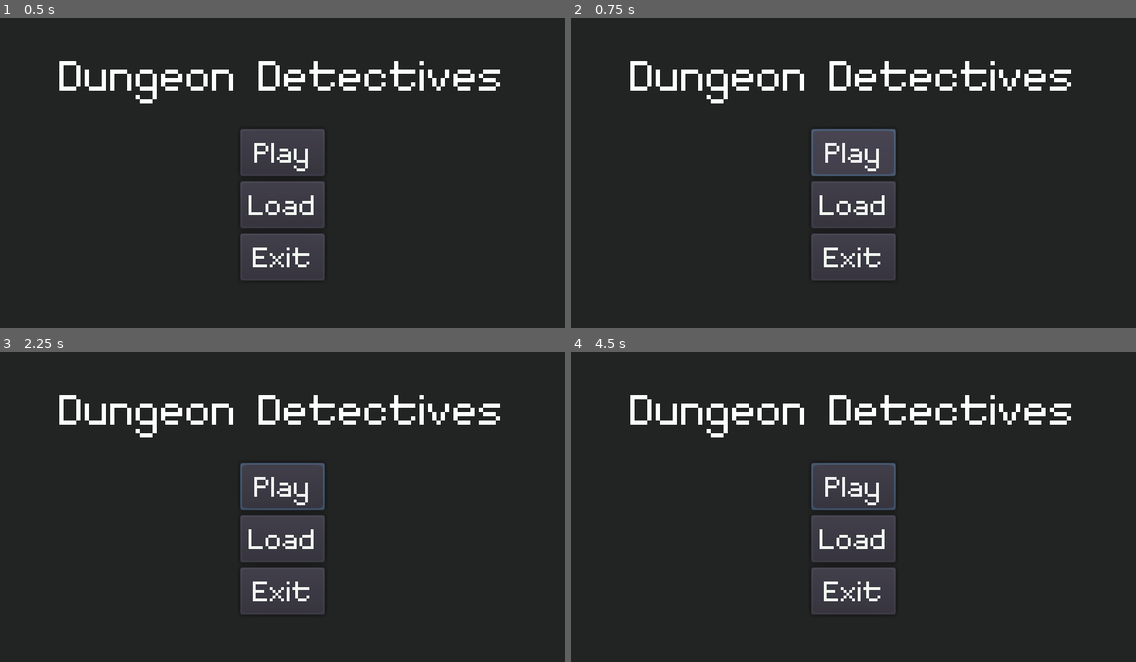
Above: before the commit, frames 1-4 (two rows, left to right).
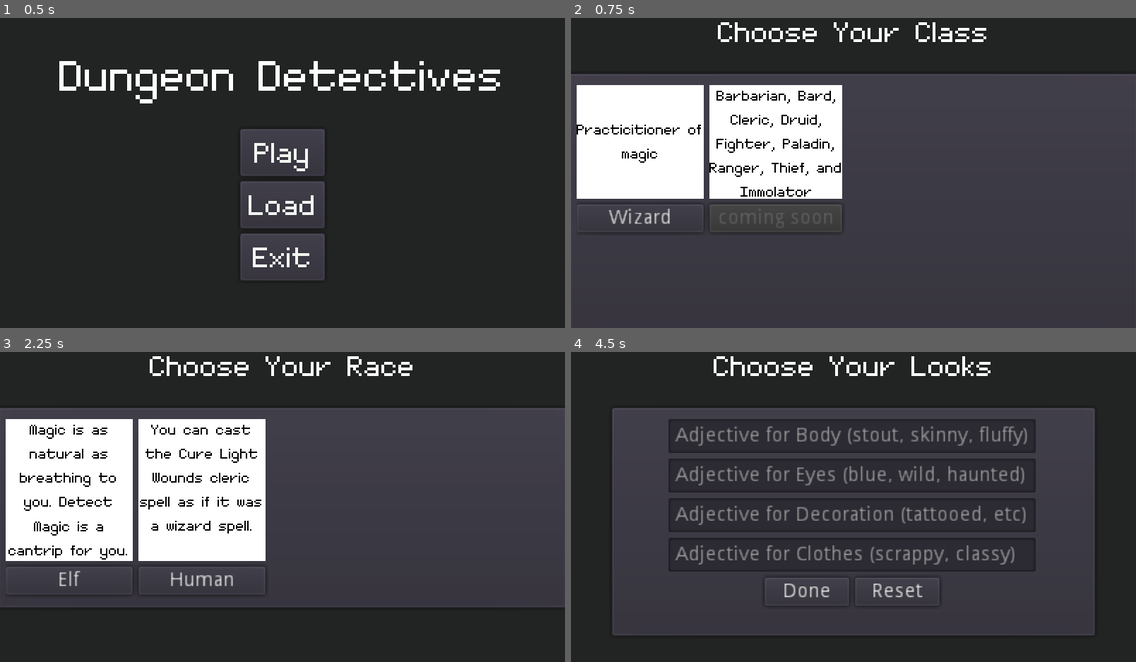
Above: after the commit, the same moments.

Repository: dyerjos/Secret-Santa-2021
Game: Godot game, scene res://menu/MainMenu.tscn
The game is run twice, just before and just after one commit, with the same random seed, the same clock (stepped at 60 frames per second) and the same inputs.
Inputs (mouse positions are in pixels of both pictures, inside the frame that each line leads up to):
- Up to frame 1 (0.5 s): no input
- Up to frame 2 (0.75 s): click "Play" at 0.5 s
- Up to frame 3 (2.25 s): click (282, 485) at 1.25 s, where only the run before the commit has a clickable "Play"; click (67, 553) at 2 s, where only the run after the commit has a clickable "Wizard"
- Up to frame 4 (4.5 s): click (638, 581) at 2.75 s, where only the run after the commit has a clickable "Elf"; click (791, 497) at 3.5 s, where only the run after the commit has a clickable "Yes"; click (791, 497) at 4.25 s, where only the run after the commit has a clickable "Yes"

Frame 1 is identical in both runs. In frame 2, 77% of the frame differs, in the area x 0-100%, y 1-100%; in frame 3, 60%; in frame 4, 40%.
Error before the commit: Parse Error: ':' expected at end of line. (res://global/CharacterSheet.gd:165)

Commit message:
1pm sunday

Diff:
--- a/character_creator/StatsPicker.gd
+++ b/character_creator/StatsPicker.gd
@@ -88,7 +88,7 @@
 	ChaOptBtn.remove_item(index)
 
 func set_player_hitpoints_and_next_scene():
-	CharacterSheet.player_hitpoints = CharacterSheet.player_con + CharacterSheet.class_base_hitpoints
+	CharacterSheet.player_hitpoints = Utilities.stat_to_modifier(CharacterSheet.player_con) + CharacterSheet.class_base_hitpoints
 	#! done_btn_checker() errors if we don't jump to next scene
 	assert(typeof(CharacterSheet.player_hitpoints) == 2) #* TYPE_INT = 2
 	Scene.change("ClassMovesPicker")
--- a/global/CharacterSheet.gd
+++ b/global/CharacterSheet.gd
@@ -47,6 +47,8 @@
 export var inventory_locked = false
 export var player_in_battle = false
 
+export var has_a_light = false
+
 var ongoing_spell = {}
 
 
@@ -57,7 +59,6 @@
 var player_moves = []
 var battle_targets = []
 var player_debilities = []
-
 
 
 
@@ -103,8 +104,7 @@
 		"battle_targets" : battle_targets,
 		"player_debilities" : player_debilities,
 		"ongoing_spell" : ongoing_spell,
-
-
+		"has_a_light" : has_a_light,
 	}
 
 
@@ -150,6 +150,7 @@
 	battle_targets = dict["battle_targets"]
 	player_debilities = dict["player_debilities"]
 	ongoing_spell = dict["ongoing_spell"]
+	has_a_light = dict["has_a_light"]
 
 
 
@@ -162,12 +163,12 @@
 func max_load():
 	return player_base_load_limit + Utilities.stat_to_modifier(player_str)
 
-func current_load()
-	load = 0
+func current_load():
+	var _load = 0
 	for item in player_inventory:
 		assert(item["weight" != null])
-		load += item["weight"]
-	return load
+		_load += item["weight"]
+	return _load
 
 func ongoing_moves_modifier():
 	return ongoing_encumberance_moves_modifier + ongoing_rations_moves_modifier + ongoing_watch_bonus
--- a/global/ClericSpells.gd
+++ b/global/ClericSpells.gd
@@ -2,7 +2,7 @@
 
 
 #TODO: cleric spell func
-func  cure_light_wounds():
+func  cure_light_wounds_fn():
 	print("spell called!")
 var  cure_light_wounds = {
 	"name" : "cure light wounds",
@@ -10,5 +10,5 @@
 	"description" : "At your touch wounds scab and bones cease to ache. Heal an ally you touch of 1d8 damage.",
 	"school" : "",
 	"ongoing" : false,
-	"execute" : funcref(self, " cure_light_wounds")
+	"execute" : funcref(self, " cure_light_wounds_fn")
 }
--- a/global/Enemies.gd
+++ b/global/Enemies.gd
@@ -25,7 +25,7 @@
 	"monster_tags" : [],
 	"range_tags" : ["close", "reach"],
 	"hp" : 10,
-	"stun_points": 0
+	"stun_points": 0,
 	"armor" : 3,
 	"special_qualities" : "borrowing",
 	"instinct" : "to undermine",
--- a/global/Moves.gd
+++ b/global/Moves.gd
@@ -77,7 +77,7 @@
 #TODO: have player choose what will happen if their volley does partially fail (opt=1, opt=2, opt=3)
 func volley_fn(target, player_weapon_used, fail_opt):
 	print("volley")
-	stat_for_attack = CharacterSheet.player_dex
+	var stat_for_attack = CharacterSheet.player_dex
 	var roll_result = Utilities.roll_dice_for_success(stat_for_attack)
 	match roll_result:
 		"critical":
@@ -150,7 +150,7 @@
 }
 
 #TODO: only implement this when bonds are implemented
-func aid_or_interfere_fn():
+func aid_or_interfere_fn(stat_choice):
 	var roll_result = Utilities.roll_dice_for_success(stat_choice)
 	match roll_result:
 		"critical":
@@ -244,15 +244,16 @@
 	"type" : "special",
 	"description" : "When you are dying you catch a glimpse of what lies beyond the Black Gates of Death's Kingdom",
 	"execute" : funcref(self, "last_breath_fn")
+	}
 
 func encumbrance_fn():
 	var max_load = CharacterSheet.max_load()
-	var load = CharacterSheet.current_load()
-	var overloaded = load + 2
-	if load <= max_load:
+	var _load = CharacterSheet.current_load()
+	var overloaded = _load + 2
+	if _load <= max_load:
 		CharacterSheet.ongoing_encumberance_moves_modifier = 0
 		CharacterSheet.inventory_locked = false
-	elif load <= overloaded:
+	elif _load <= overloaded:
 		print("player takes -1 ongoing until burden is lightened")
 		CharacterSheet.ongoing_encumberance_moves_modifier = -1
 		CharacterSheet.inventory_locked = true
@@ -266,10 +267,11 @@
 	"type" : "special",
 	"description" : "When you make a move while carrying weight",
 	"execute" : funcref(self, "encumbrance_fn")
+	}
 
 func make_camp_fn(location):
 	if location["is_dangerous"]: #TODO: add "is_dangerous" field to locations
-		safe = is_camp_safe()
+		var safe = is_camp_safe()
 		if not safe:
 			take_watch_fn(location)
 			CharacterSheet.failed_camp = true
@@ -284,6 +286,7 @@
 	"type" : "special",
 	"description" : "When you settle in to rest consume a ration. If you are somewhere dangerous decide the watch order as well.",
 	"execute" : funcref(self, "make_camp_fn")
+	}
 
 func take_watch_fn(location):
 	var roll_result = Utilities.roll_dice_for_success(CharacterSheet.player_wis)
@@ -302,6 +305,7 @@
 	"type" : "special",
 	"description" : "When you you have leverage on a GM character and manipulate them",
 	"execute" : funcref(self, "take_watch_fn")
+	}
 
 # TODO: FUTURE
 # func carouse_fn():
@@ -319,7 +323,7 @@
 # 	"description" : "When you you have leverage on a GM character and manipulate them",
 # 	"execute" : funcref(self, "carouse_fn")
 
-func undertake_perilous_journey_fn():
+func undertake_perilous_journey_fn(stat_choice):
 	var roll_result = Utilities.roll_dice_for_success(stat_choice)
 	match roll_result:
 		"critical":
@@ -333,9 +337,10 @@
 	"type" : "special",
 	"description" : "When you you have leverage on a GM character and manipulate them",
 	"execute" : funcref(self, "undertake_perilous_journey_fn")
+	}
 
 func supply_fn():
-	rations = CharacterSheet.player_inventory["dungeon_rations"]
+	var rations = CharacterSheet.player_inventory["dungeon_rations"]
 	rations.uses = 5
 
 	#TODO: FUTURE
@@ -352,6 +357,7 @@
 	"type" : "special",
 	"description" : "When you you have leverage on a GM character and manipulate them",
 	"execute" : funcref(self, "supply_fn")
+	}
 
 func recover_fn(days=0):
 	if days >= 3:
@@ -361,15 +367,16 @@
 	elif days >= 1:
 		CharacterSheet.player_hitpoints = CharacterSheet.max_hitpoints()
 	else:
-		half_health = CharacterSheet.max_hitpoints() / 2
+		var half_health = CharacterSheet.max_hitpoints() / 2
 		CharacterSheet.player_hitpoints = clamp((CharacterSheet.player_hitpoints + half_health), 0, CharacterSheet.max_hitpoints())
 var recover = {
 	"name" : "recover",
 	"type" : "special",
 	"description" : "When you you have leverage on a GM character and manipulate them",
 	"execute" : funcref(self, "recover_fn")
-
-func recruit_fn():
+	}
+
+func recruit_fn(stat_choice):
 	var roll_result = Utilities.roll_dice_for_success(stat_choice)
 	match roll_result:
 		"critical":
@@ -383,8 +390,9 @@
 	"type" : "special",
 	"description" : "When you you have leverage on a GM character and manipulate them",
 	"execute" : funcref(self, "recruit_fn")
-
-func outstanding_warrants_fn():
+	}
+
+func outstanding_warrants_fn(stat_choice):
 	var roll_result = Utilities.roll_dice_for_success(stat_choice)
 	match roll_result:
 		"critical":
@@ -398,8 +406,9 @@
 	"type" : "special",
 	"description" : "When you you have leverage on a GM character and manipulate them",
 	"execute" : funcref(self, "outstanding_warrants_fn")
-
-func bolster_fn():
+	}
+
+func bolster_fn(stat_choice):
 	var roll_result = Utilities.roll_dice_for_success(stat_choice)
 	match roll_result:
 		"critical":
@@ -413,9 +422,10 @@
 	"type" : "special",
 	"description" : "When you you have leverage on a GM character and manipulate them",
 	"execute" : funcref(self, "bolster_fn")
+	}
 
 func level_up_fn():
-	exp_for_next_level = CharacterSheet.player_level + 7
+	var exp_for_next_level = CharacterSheet.player_level + 7
 	if CharacterSheet.player_exp >= exp_for_next_level:
 		CharacterSheet.player_exp -= exp_for_next_level
 		CharacterSheet.player_level += 1
@@ -425,27 +435,28 @@
 		print("choose a stat and increase it by 1")
 		#TODO: stat increase screen needed (could be as simple as a button for each stat and you click one)
 		#TODO: if player_con increases, make sure to increase current hp by the increase in hp
-
 var level_up = {
 	"name" : "level up",
 	"type" : "special",
 	"description" : "When you you have leverage on a GM character and manipulate them",
 	"execute" : funcref(self, "level_up_fn")
-
-func end_of_session_fn():
-	var roll_result = Utilities.roll_dice_for_success(stat_choice)
-	match roll_result:
-		"critical":
-			pass
-		"partial":
-			pass
-		"fail":
-			passÍ
+	}
+
+func end_of_session_fn(stat_choice):
+	var roll_result = Utilities.roll_dice_for_success(stat_choice)
+	match roll_result:
+		"critical":
+			pass
+		"partial":
+			pass
+		"fail":
+			pass
 var end_of_session = {
 	"name" : "end of session",
 	"type" : "special",
 	"description" : "When you you have leverage on a GM character and manipulate them",
 	"execute" : funcref(self, "end_of_session_fn")
+	}
 
 #* Wizard basic moves
 
@@ -465,6 +476,7 @@
 	"type" : "wizard_common",
 	"description" : "Release a spell you have prepared",
 	"execute" : funcref(self, "cast_spell_fn")
+	}
 
 func prepare_spells_fn():
 	CharacterSheet.ongoing_spell_modifier = 0
@@ -476,6 +488,7 @@
 	"type" : "special",
 	"description" : "Release a spell you have prepared",
 	"execute" : funcref(self, "prepare_spells_fn")
+	}
 
 
 func add_to_spellbook_fn():
@@ -485,10 +498,11 @@
 	"type" : "special",
 	"description" : "Release a spell you have prepared",
 	"execute" : funcref(self, "add_to_spellbook_fn")
+	}
 
 func spell_defense_fn():
 	if CharacterSheet.ongoing_spell:
-		level = CharacterSheet.ongoing_spell["level"]
+		var level = CharacterSheet.ongoing_spell["level"]
 		CharacterSheet.ongoing_spell = {}
 		return level
 	else:
@@ -498,9 +512,10 @@
 	"type" : "special",
 	"description" : "Release a spell you have prepared",
 	"execute" : funcref(self, "spell_defense_fn")
-
-
-func ritual_fn():
+	}
+
+
+func ritual_fn(stat_choice):
 	var roll_result = Utilities.roll_dice_for_success(stat_choice)
 	match roll_result:
 		"critical":
@@ -514,6 +529,7 @@
 	"type" : "special",
 	"description" : "Release a spell you have prepared",
 	"execute" : funcref(self, "ritual_fn")
+	}
 
 
 
@@ -567,21 +583,21 @@
 	process_damage_to_npc(damage, target, player_weapon_used)
 
 func consume_rations(distance=null, trailblazer_bonus=0):
-	rations = CharacterSheet.player_inventory["dungeon_rations"]
+	var rations = CharacterSheet.player_inventory["dungeon_rations"]
 	if rations["uses"] == 0 or rations == null:
 		CharacterSheet.ongoing_rations_moves_modifier = -1
 		print("tell player they are hungry and they need to go to nearest town")
 		return
-	if no distance:
+	if distance == null:
 		rations.uses -= 1
 	else:
 		rations.uses -= distance - trailblazer_bonus
 
 func is_camp_safe():
-	if CharacterSheet.failed_camp = true:
+	if CharacterSheet.failed_camp == true:
 		CharacterSheet.failed_camp = false
 		return true
-	result = Utilities.roll_dice_for_success(CharacterSheet.player_str)
+	var result = Utilities.roll_dice_for_success(CharacterSheet.player_str)
 	match result:
 		"success":
 			print("no monsters")
@@ -603,10 +619,10 @@
 
 func generate_monsters(location):
 	#TODO: location needs "monster_setting" field
-	potential_enemeies = Enemies.location["monster_setting"].duplicate(deep=true).shuffle()
-	enemy_type = potential_enemeies.pop_back()
-	organization = enemy_type["organization"]
-	number_of_enemies = 0
+	var potential_enemeies = Enemies.location["monster_setting"].duplicate(true).shuffle()
+	var enemy_type = potential_enemeies.pop_back()
+	var organization = enemy_type["organization"]
+	var number_of_enemies = 0
 	match organization:
 		"group":
 			print("2-5 of them")
@@ -619,4 +635,4 @@
 			number_of_enemies = 1
 	assert(number_of_enemies > 0)
 	for enemy in number_of_enemies:
-		CharacterSheet.battle_targets.append(enemy_type.duplicate(deep=true))
+		CharacterSheet.battle_targets.append(enemy_type.duplicate(true))
--- a/global/SaveSystem.gd
+++ b/global/SaveSystem.gd
@@ -84,6 +84,7 @@
 
 func load_persistant_nodes(master_save_list):
 	print("TODO: load persistant nodes") # load_persistant_nodes()
+	print(master_save_list)
 
 func prep_globals(master_save_list):
 	master_save_list.append(CharacterSheet.save_dict())
--- a/global/WizardSpells.gd
+++ b/global/WizardSpells.gd
@@ -1,7 +1,8 @@
 extends Node
 
 func light_fn():
-	print("spell called!")
+	CharacterSheet.has_a_light = true
+	#TODO: when to turn this off
 var light = {
 	"name" : "light",
 	"level" : 0,
